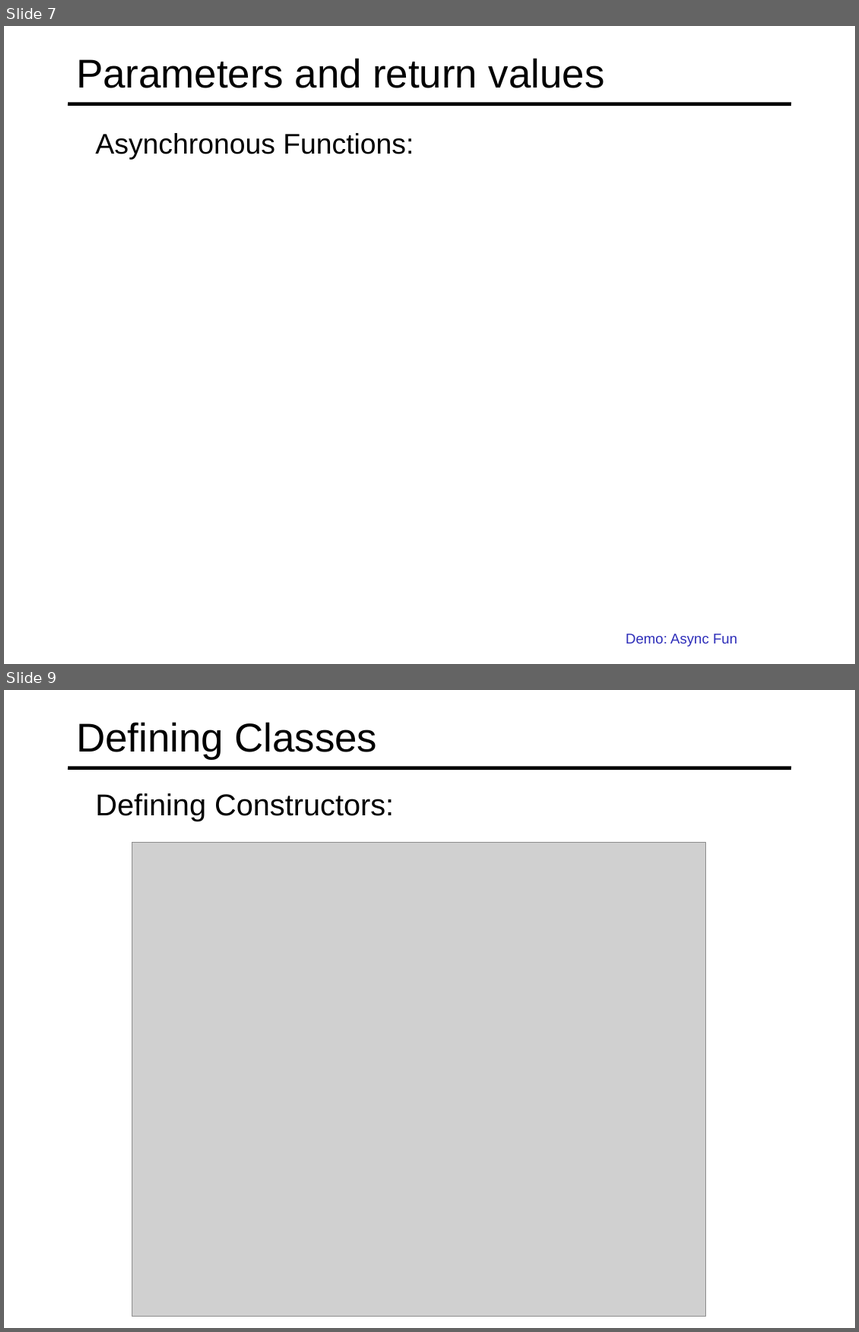
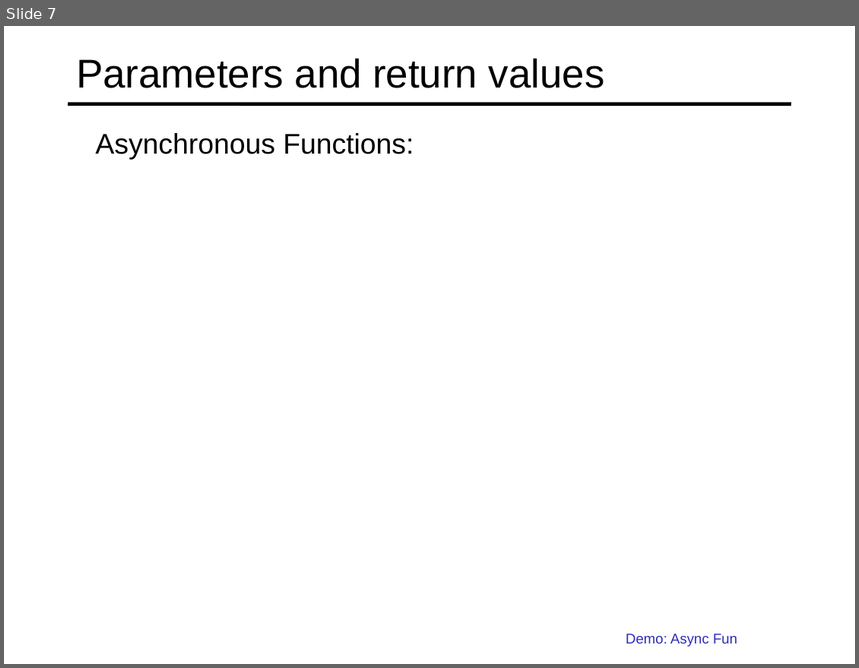
Before and after one commit to specter01wj/Jago_Link_Training, a slide deck: Angular/Angular12/TypeScript Fundamentals/3-Creating-And-Using-Functions/L3_Classes and Interfaces.ppt. Shown one above the other, each under a label of ours: slides 7 and 9 before the commit, slide 7 after it; the slides between them are not shown. The pictures are 859x1332 and 859x668 pixels, drawn with LibreOffice and Linux fonts; fonts in the diff are those of the drawing; grey boxes stand for pictures. Boxes give left, top, right and bottom in pixels: in the first picture for what was removed or moved away, otherwise in the second. Text is boxed around its words. In the diff, an @@ line names an element or a change of style, - is before the commit and + after.

```diff
--- a/Angular/Angular12/TypeScript Fundamentals/3-Creating-And-Using-Functions/L3_Classes and Interfaces.ppt
+++ b/Angular/Angular12/TypeScript Fundamentals/3-Creating-And-Using-Functions/L3_Classes and Interfaces.ppt
@@ slide 9 removed at (4,690,855,1328), background #FFFFFF; not listed: 1 template element that a slide beside it also shows @@
@@ title removed at (76,722,378,760) @@
-Defining Classes
@@ text removed at (95,793,394,821) @@
-  Defining Constructors:
@@ picture removed at (132,842,705,1316) @@
```
Also in this commit, not shown: 1 slide changed, 5 slides added, 18 other slides removed.
